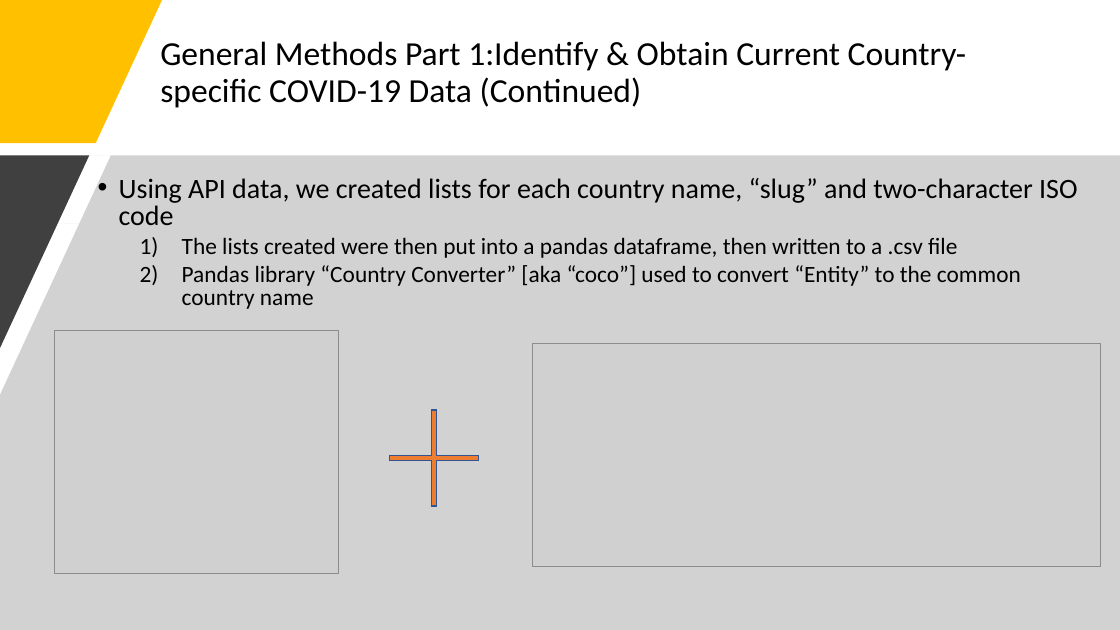
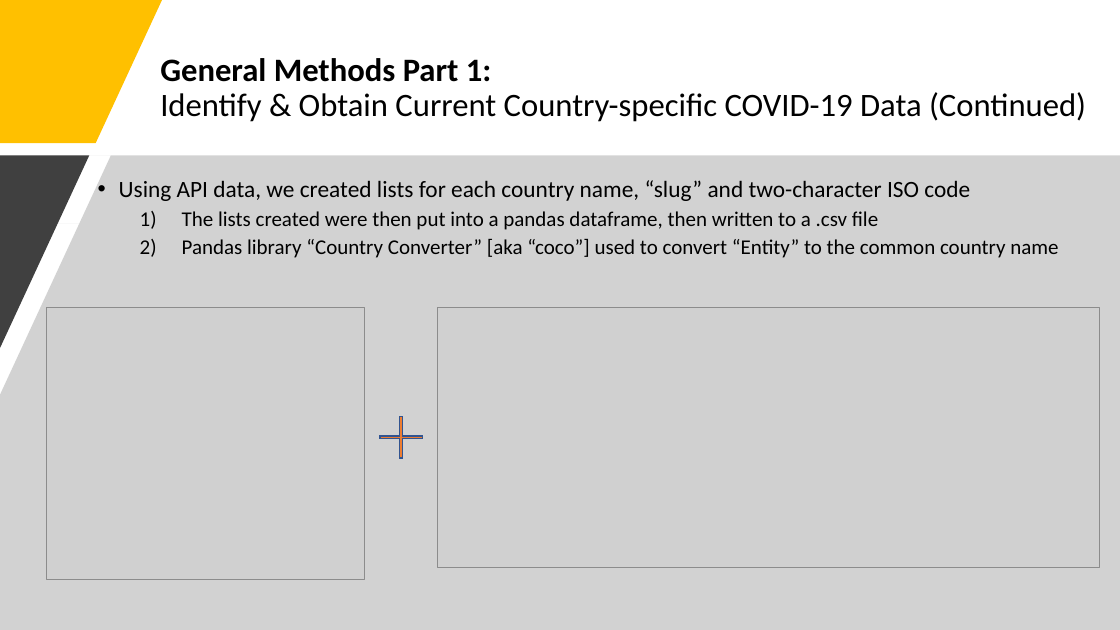
Before and after one commit to mirahmed07/project_covid_global, a slide deck: slide 7 of COVID-19_Presentation_DRAFT.pptx (slide 6 before the commit). Drawn at 1120x630 pixels with LibreOffice and Linux fonts; fonts in the diff are those of the drawing; grey boxes stand for pictures. Boxes give left, top, right and bottom in pixels: in the first picture for what was removed or moved away, otherwise in the second. Text is boxed around its words. In the diff, an @@ line names an element or a change of style, - is before the commit and + after.

```diff
--- a/COVID-19_Presentation_DRAFT.pptx
+++ b/COVID-19_Presentation_DRAFT.pptx
@@ text at [160,58,1086,122]: text changed; size 28.8 to 28 pt @@
-General Methods Part 1:Identify & Obtain Current Country-specific COVID-19 Data (Continued)
+General Methods Part 1:
+Identify & Obtain Current Country-specific COVID-19 Data (Continued)
@@ text "Using API data, we created ..." at [119,180,1058,258]: size 24 to 20 pt in "Using API data, we created lists for ..."; size 20 to 18 pt in "The lists created were then put into ...", "Pandas library “Country Converter” [aka “coco”] used ..."; line spacing 0.8 to 0.9 @@
@@ picture: place and size @@
-picture at [55,331,338,573]
+picture at [46,308,365,580]
@@ picture: place and size @@
-picture at [533,344,1101,566]
+picture at [438,308,1100,567]
@@ plus sign: place and size @@
-plus sign at [373,392,494,523]
+plus sign at [372,409,430,465]
```
Also in this commit, not shown: 6 other slides changed, 6 slides added.
